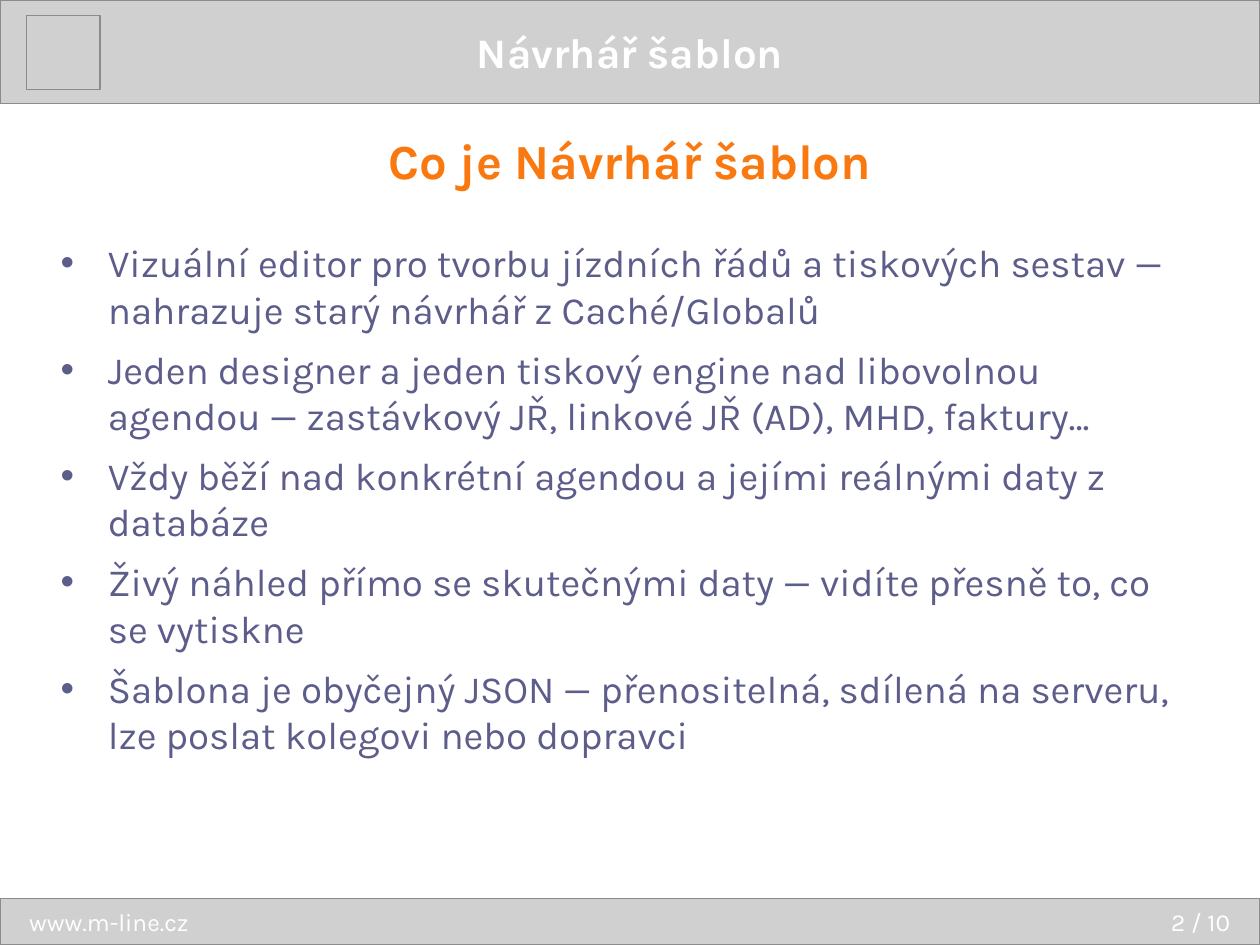
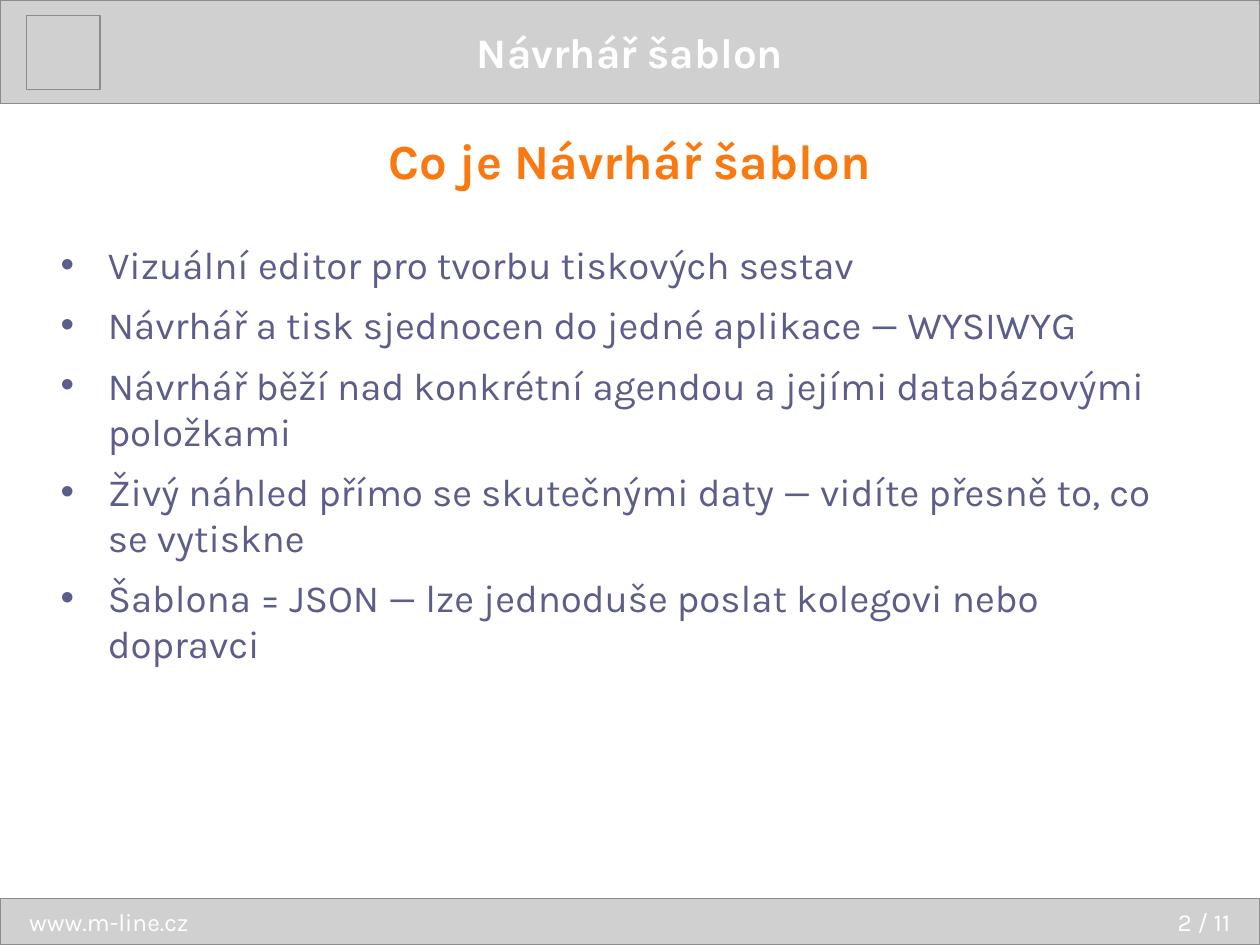
Before and after one commit to dracekmartin/EDISON2-projekt, a slide deck: slide 2 of TemplateDesigner/prezentace/TemplateDesigner.pptx. Drawn at 1260x945 pixels with LibreOffice and Linux fonts; fonts in the diff are those of the drawing; grey boxes stand for pictures. Boxes give left, top, right and bottom in pixels: in the first picture for what was removed or moved away, otherwise in the second. Text is boxed around its words. In the diff, an @@ line names an element or a change of style, - is before the commit and + after.

```diff
--- a/TemplateDesigner/prezentace/TemplateDesigner.pptx
+++ b/TemplateDesigner/prezentace/TemplateDesigner.pptx
@@ text at (108, 249, 1144, 455): text changed @@
-• Vizuální editor pro tvorbu jízdních řádů a tiskových sestav — nahrazuje starý návrhář z Caché/Globalů
-• Jeden designer a jeden tiskový engine nad libovolnou agendou — zastávkový JŘ, linkové JŘ (AD), MHD, faktury…
-• Vždy běží nad konkrétní agendou a jejími reálnými daty z databáze
+• Vizuální editor pro tvorbu tiskových sestav
+• Návrhář a tisk sjednocen do jedné aplikace — WYSIWYG
+• Návrhář běží nad konkrétní agendou a jejími databázovými položkami
@@ text at (108, 578, 1039, 622): text changed @@
-• Šablona je obyčejný JSON — přenositelná, sdílená na serveru, lze poslat kolegovi nebo dopravci
+• Šablona = JSON — lze jednoduše poslat kolegovi nebo dopravci
@@ text at (1178, 916, 1230, 931): text changed @@
-2 / 10
+2 / 11
```
Also in this commit, not shown: 7 other slides changed, 1 slide added.
